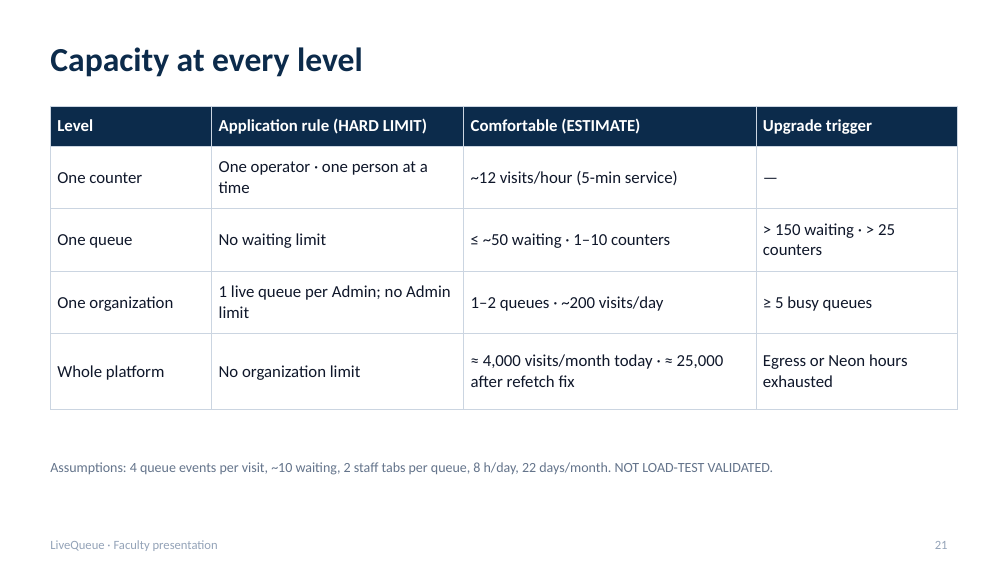
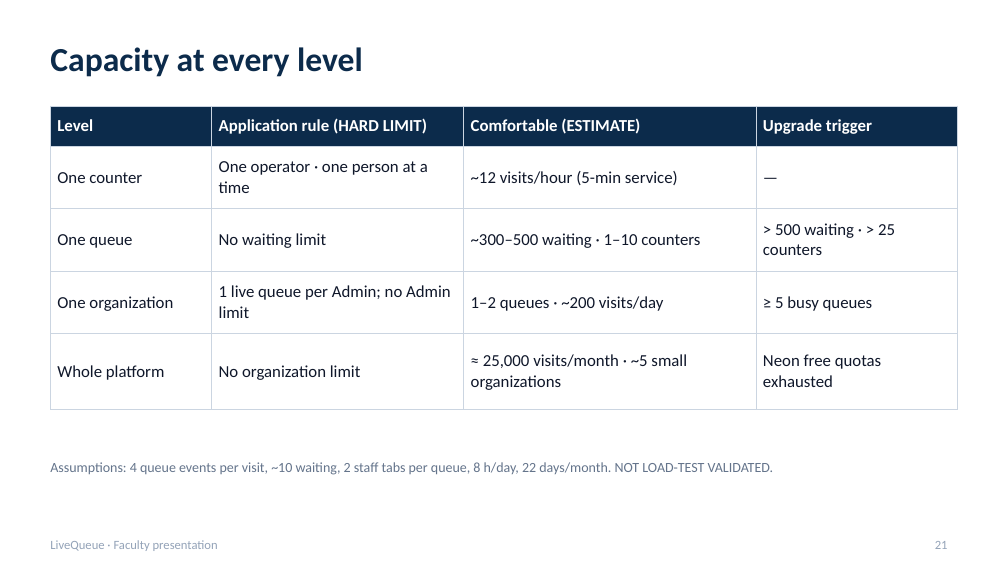
Before and after one commit to TMAn1An/LiveQueueApp, a slide deck: slide 21 of docs/presentation/LiveQueue_Production_Presentation.pptx. Drawn at 1008x567 pixels with LibreOffice and Linux fonts; fonts in the diff are those of the drawing. Boxes give left, top, right and bottom in pixels: in the first picture for what was removed or moved away, otherwise in the second. Text is boxed around its words. In the diff, an @@ line names an element or a change of style, - is before the commit and + after.

```diff
--- a/docs/presentation/LiveQueue_Production_Presentation.pptx
+++ b/docs/presentation/LiveQueue_Production_Presentation.pptx
@@ table at bbox=[50, 106, 958, 394] @@
-row 3, column 3: ≤ ~50 waiting · 1–10 counters
+row 3, column 3: ~300–500 waiting · 1–10 counters
-row 3, column 4: > 150 waiting · > 25 counters
+row 3, column 4: > 500 waiting · > 25 counters
-row 5, column 3: ≈ 4,000 visits/month today · ≈ 25,000 after refetch fix
+row 5, column 3: ≈ 25,000 visits/month · ~5 small organizations
-row 5, column 4: Egress or Neon hours exhausted
+row 5, column 4: Neon free quotas exhausted
```
Also in this commit, not shown: 12 other slides changed, 6 other files.
